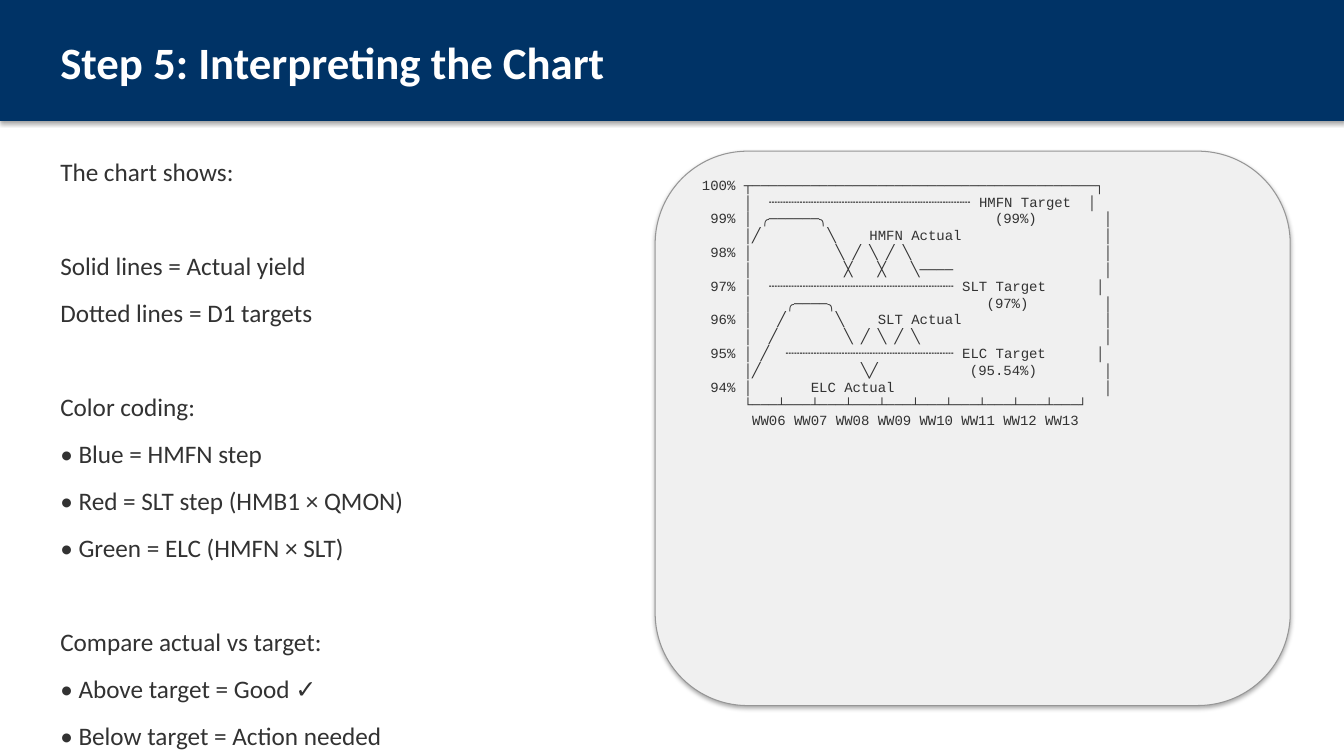
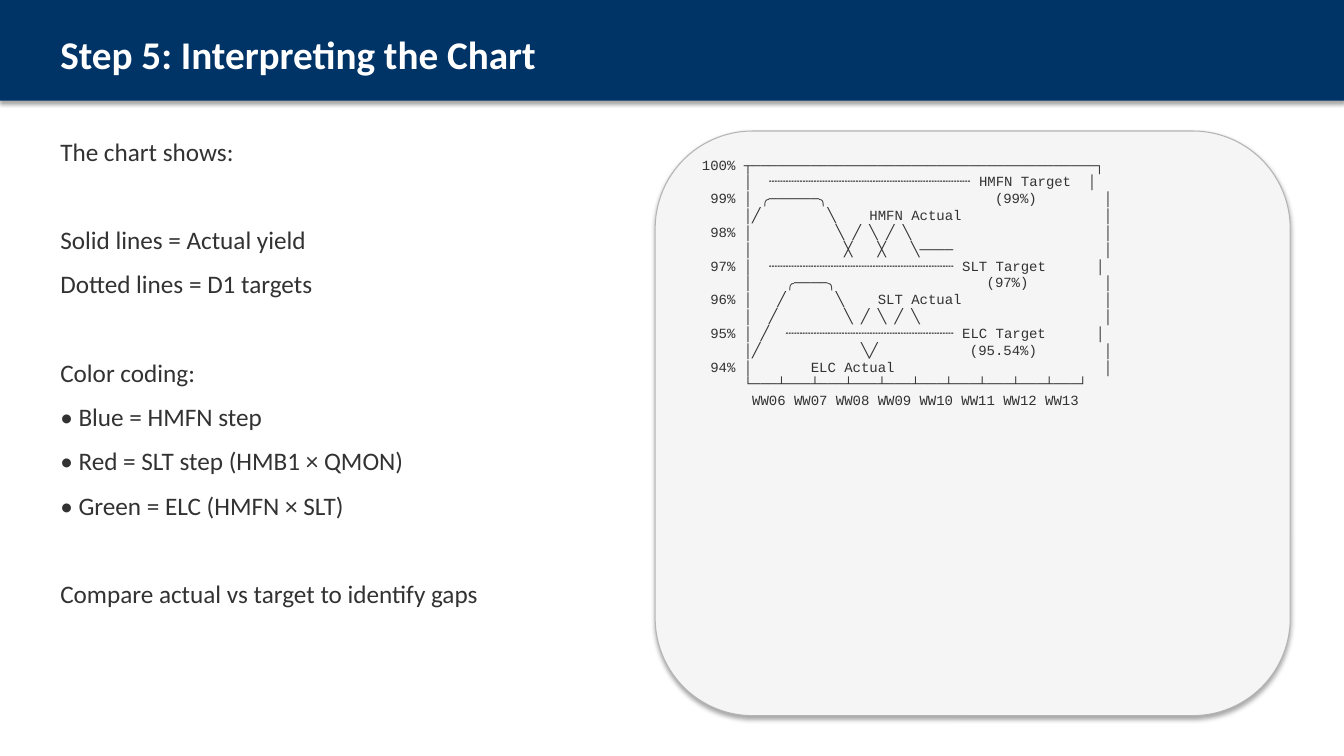
Before and after one commit to ASEGARAN/MODULE_YIELD_DASHBOARD, a slide deck: slide 8 of Module_ELC_Yield_User_Guide.pptx (slide 7 before the commit). Drawn at 1344x756 pixels with LibreOffice and Linux fonts; fonts in the diff are those of the drawing. Boxes give left, top, right and bottom in pixels: in the first picture for what was removed or moved away, otherwise in the second. Text is boxed around its words. In the diff, an @@ line names an element or a change of style, - is before the commit and + after.

Commit message:
Add actual dashboard screenshot to user guide PPTX
- Embedded screenshot of dashboard homepage on slide 2
- 11 slides with mixed actual screenshot + ASCII mockups
- Screenshots captured via Firefox headless

```diff
--- a/Module_ELC_Yield_User_Guide.pptx
+++ b/Module_ELC_Yield_User_Guide.pptx
@@ rectangle: place and size @@
-rectangle at box(0, 0, 1344, 121)
+rectangle at box(0, 0, 1344, 101)
@@ text "Step 5: Interpreting the Chart" at box(60, 41, 536, 76): size 32 to 28 pt @@
@@ text "The chart shows:": place and size @@
-text "The chart shows:" at box(60, 163, 403, 750)
+text "The chart shows:" at box(60, 143, 477, 608)
@@ text at box(60, 143, 403, 519): less space between paragraphs @@
@@ rounded rectangle: place and size @@
-rounded rectangle at box(655, 151, 1291, 706)
+rounded rectangle at box(655, 131, 1291, 716)
@@ rounded rectangle at box(655, 131, 1291, 716): fill #F0F0F0 to #F5F5F5; outline #969696 0.75 pt to #B4B4B4 0.75 pt @@
@@ text "100% ┬─────────────────────────────────────────┐ │ ┄┄┄┄┄┄┄┄┄ ...": place and size @@
-text "100% ┬─────────────────────────────────────────┐ │ ┄┄┄┄┄┄┄┄┄ ..." at box(702, 180, 1079, 425)
+text "100% ┬─────────────────────────────────────────┐ │ ┄┄┄┄┄┄┄┄┄ ..." at box(702, 160, 1079, 405)
@@ text at box(60, 585, 477, 608): text changed @@
-Compare actual vs target:
-• Above target = Good ✓
-• Below target = Action needed
+Compare actual vs target to identify gaps
```
Also in this commit, not shown: 9 other slides changed, 1 slide added, 2 slides removed, 2 other files.
